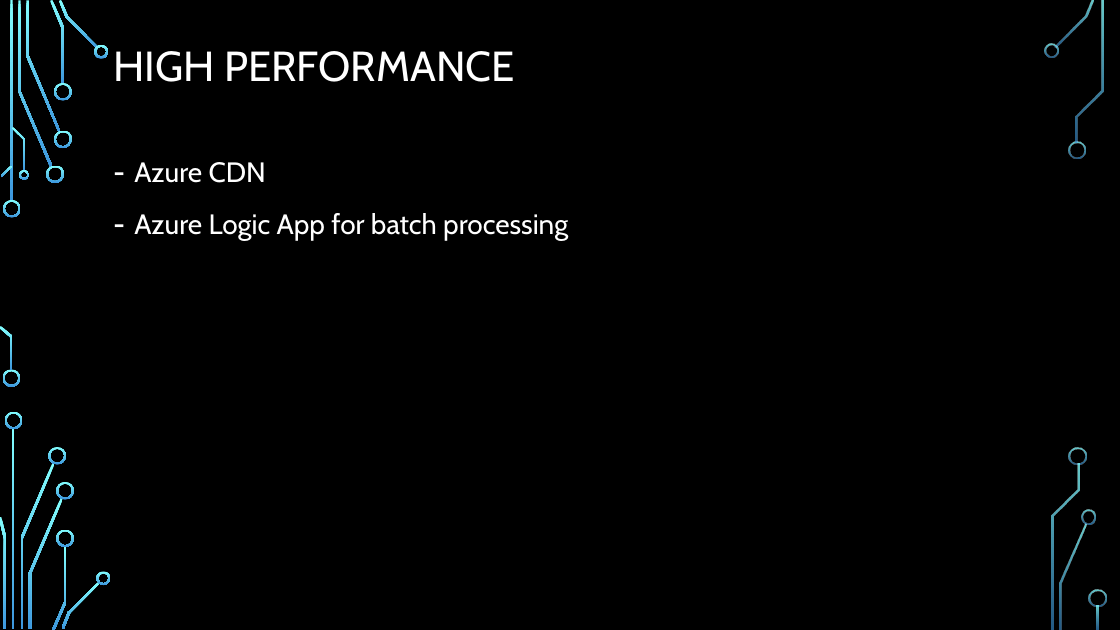
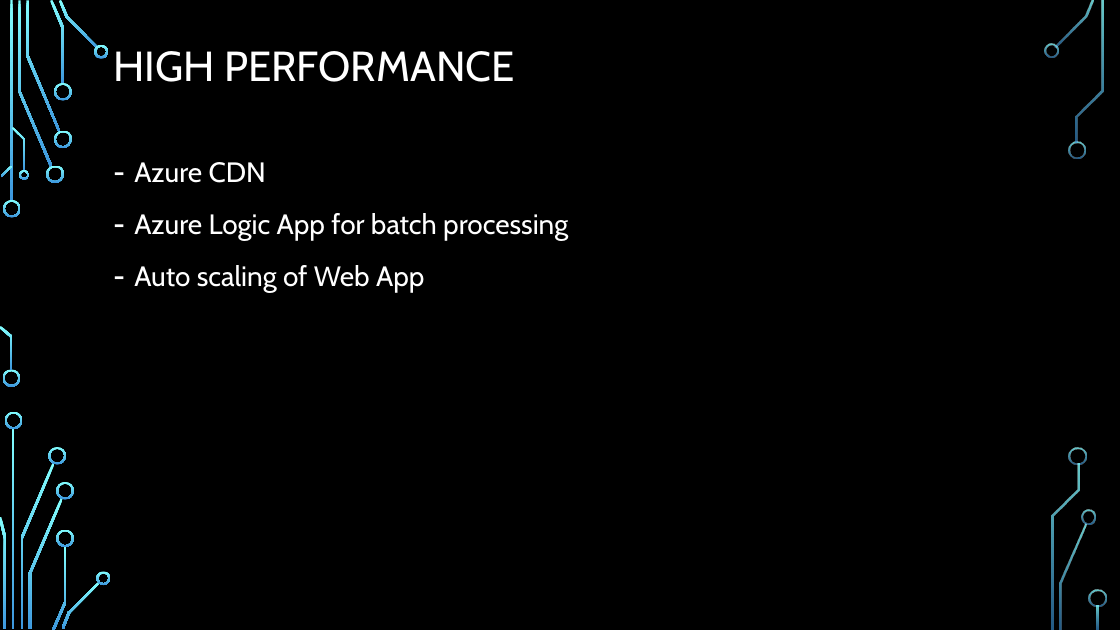
Before and after one commit to chenghao1983/c6c1d99d-502e-4a47-b8f5-35181e48b4fa_PT4, a slide deck: slide 5 of Doc/Active Learning on the Cloud - PT4.pptx. Drawn at 1120x630 pixels with LibreOffice and Linux fonts; fonts in the diff are those of the drawing; background and template pictures are left out. Boxes give left, top, right and bottom in pixels: in the first picture for what was removed or moved away, otherwise in the second. Text is boxed around its words. In the diff, an @@ line names an element or a change of style, - is before the commit and + after.

```diff
--- a/Doc/Active Learning on the Cloud - PT4.pptx
+++ b/Doc/Active Learning on the Cloud - PT4.pptx
@@ text at box(134, 265, 424, 292): paragraph added @@
+– Auto scaling of Web App
```
Also in this commit, not shown: 2 other slides changed.
